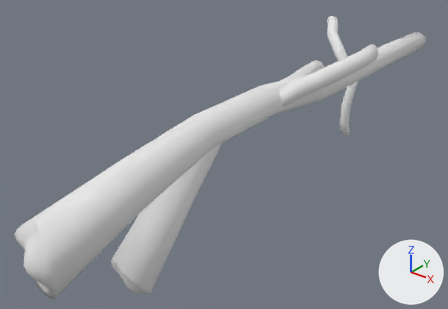
Before and after pictures for a commit that changed the Blender file src/Models/Weapon_Rifle_01.blend.
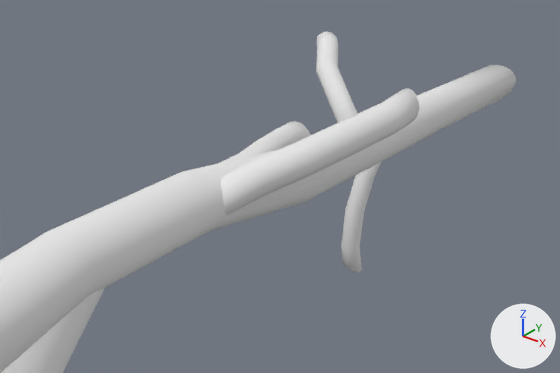
Each version is shown whole from a camera (50 mm lens) standing at (1.55, -1.79, 1.11) and looking at (-0.2, 0.4, -0.25), then close up on the part from 38% to 100% of the width and 0% to 60% of the height. Every picture has the same lights, and +X, +Y and +Z are marked at lower right.
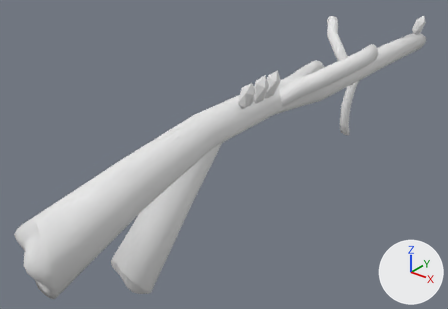
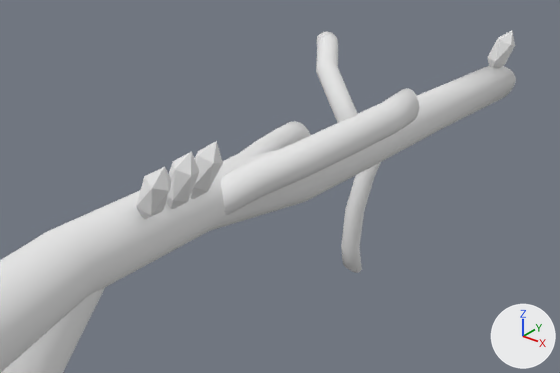
Diff of the bpy script that builds the scene:
```diff
--- a/src/Models/Weapon_Rifle_01.blend.py
+++ b/src/Models/Weapon_Rifle_01.blend.py
@@ mat_crystal @@
+mat_crystal = diffuse_material('Crystal')
+mat_crystal.base_color = (0.8, 0.8, 0.8)  # white #e7e7e7
@@ me_cylinder @@
 # used by ob_cylinder; location = (0.0, 0.0, 0.0)
-me_cylinder.from_pydata(...)  # 903 vertices, 850 faces; spans x -0.26..0.26, y -0.89..2.21, z -0.53..0.35
+me_cylinder.from_pydata(...)  # 951 vertices, 930 faces; spans x -0.26..0.26, y -0.89..2.21, z -0.53..0.35
+# me_cylinder part 1
+# 43 vertices are added at x -0.01..0.12, y 0.17..2.2, z 0.02..0.25
+# 5 new vertices lie (0.04, 0.01, 0.03) away from vertices in x 0.0..0.06, y 0.21..2.15, z 0.02..0.22
+# 80 new faces join them, mat_crystal (white #e7e7e7)
 me_cylinder.materials.append(mat_bark)
+me_cylinder.materials.append(mat_crystal)  # white #e7e7e7
```

Where the change shows, as pixel boxes (x1, y1, x2, y2) in the close-ups (560 x 373 px):
part 1 of me_cylinder, added
    after: (136, 31, 515, 219)
